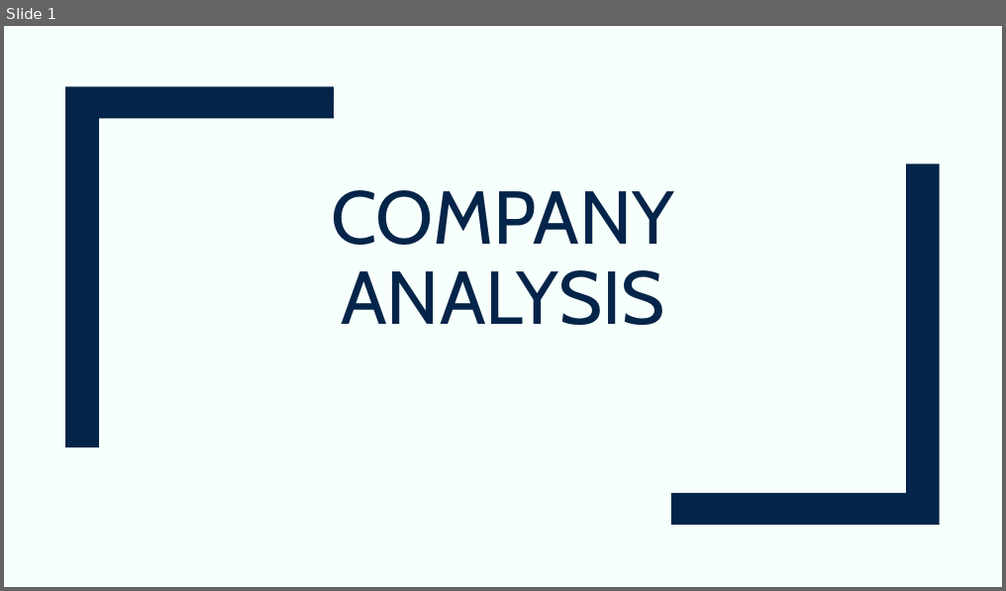
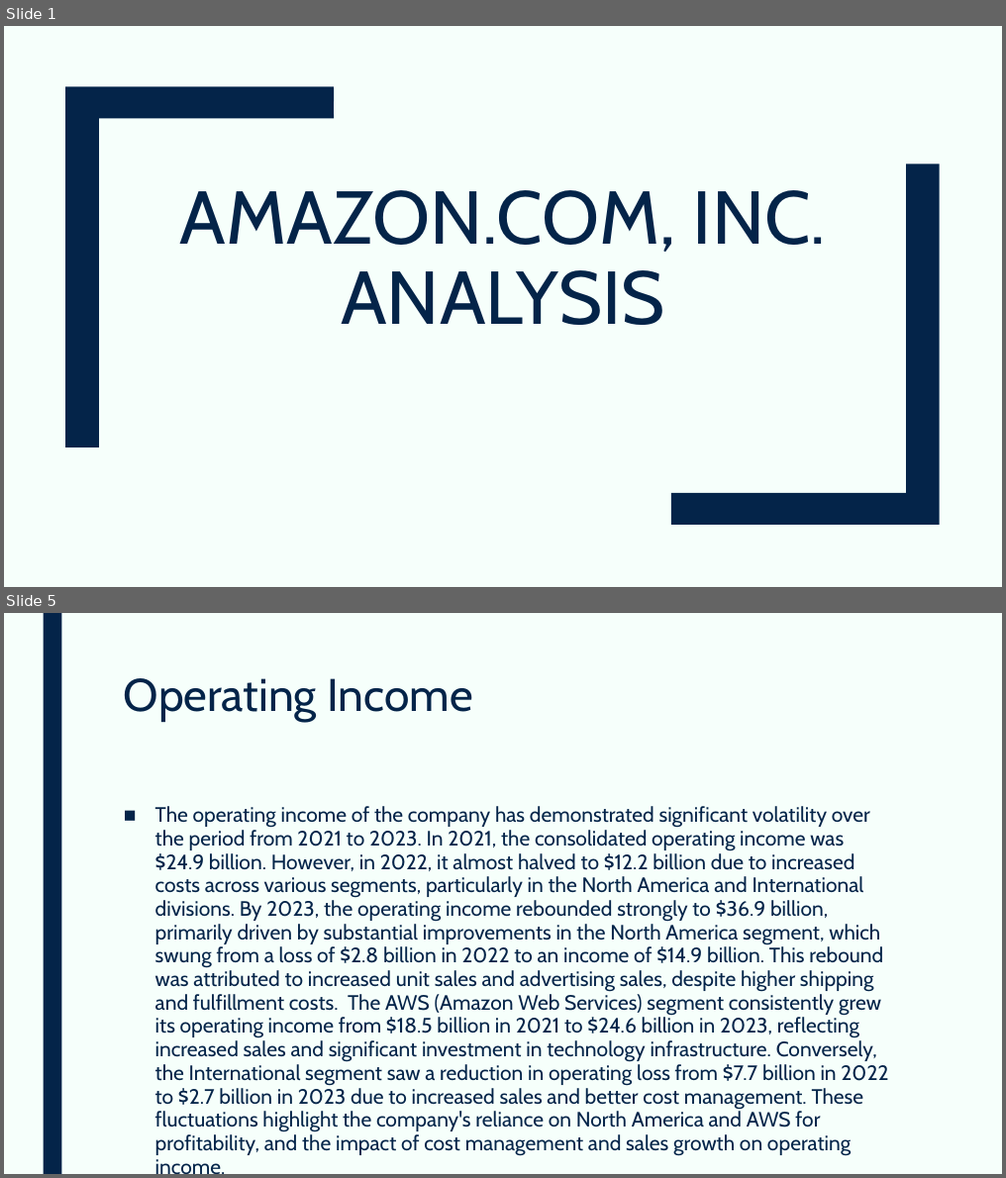
Before and after one commit to devangovind/AMUCLDISS, a slide deck: fastapi-backend/app/pres/output.pptx. Shown one above the other, each under a label of ours: slide 1 before the commit, slides 1 and 5 after it; the slides between them are not shown. The pictures are 1006x591 and 1006x1178 pixels, drawn with LibreOffice and Linux fonts; fonts in the diff are those of the drawing. Boxes give left, top, right and bottom in pixels: in the first picture for what was removed or moved away, otherwise in the second. Text is boxed around its words. In the diff, an @@ line names an element or a change of style, - is before the commit and + after.

```diff
--- a/fastapi-backend/app/pres/output.pptx
+++ b/fastapi-backend/app/pres/output.pptx
@@ slide 5 added at (4,613,1002,1174), background #F6FFFB @@
@@ rectangle added at (43,613,61,1174), fill #042449 @@
@@ title added at (124,678,472,722), 44 pt, text #042449 @@
+Operating Income
@@ text added at (155,806,888,1157), 20 pt, text #042449 @@
+■ The operating income of the company has demonstrated significant volatility over the period from 2021 to 2023. In 2021, the consolidated operating income was $24.9 billion. However, in 2022, it almost halved to $12.2 billion due to increased costs across various segments, particularly in the North America and International divisions. By 2023, the operating income rebounded strongly to $36.9 billion, primarily driven by substantial improvements in the North America segment, which swung from a loss of $2.8 billion in 2022 to an income of $14.9 billion. This rebound was attributed to increased unit sales and advertising sales, despite higher shipping and fulfillment costs. The AWS (Amazon Web Services) segment consistently grew its operating income from $18.5 billion in 2021 to $24.6 billion in 2023, reflecting increased sales and significant investment in technology infrastructure. Conversely, the International segment saw a reduction in operating loss from $7.7 billion in 2022 to $2.7 billion in 2023 due to increased sales and better cost management. These fluctuations highlight the company's reliance on North America and AWS for profitability, and the impact of cost management and sales growth on operating income.
@@ slide 1 changed as well @@
@@ title at (180,190,826,325): text changed @@
-COMPANY ANALYSIS
+AMAZON.COM, INC. ANALYSIS
```
Also in this commit, not shown: 1 other slide changed, 8 other slides added, 8 other files.
